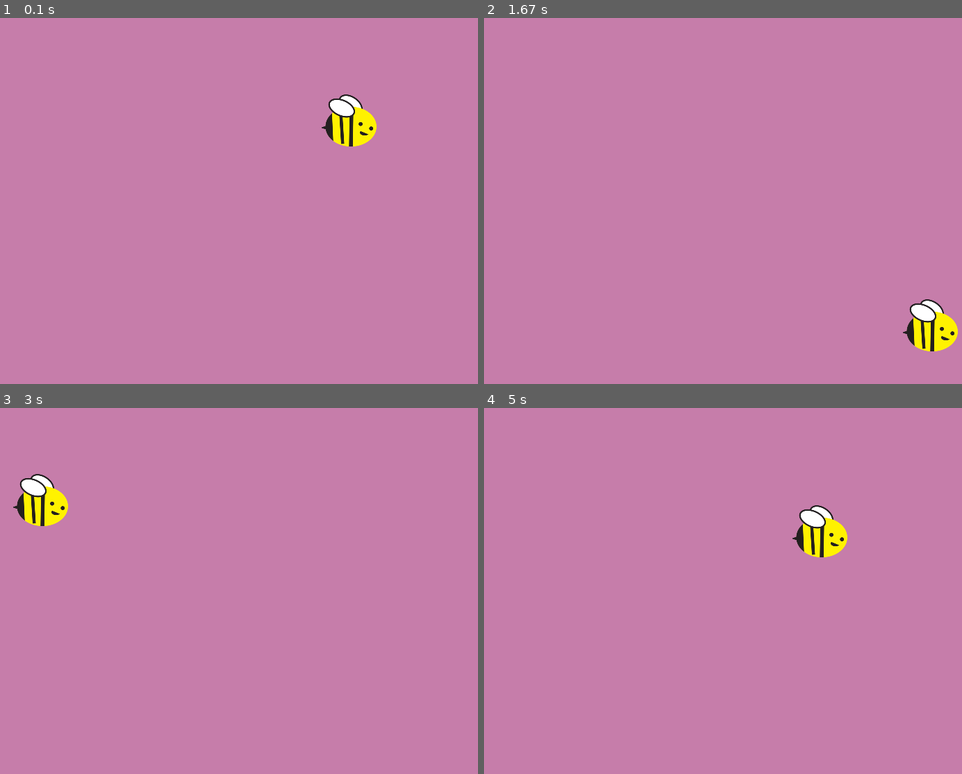
Above: before the commit, frames 1-4 (two rows, left to right).
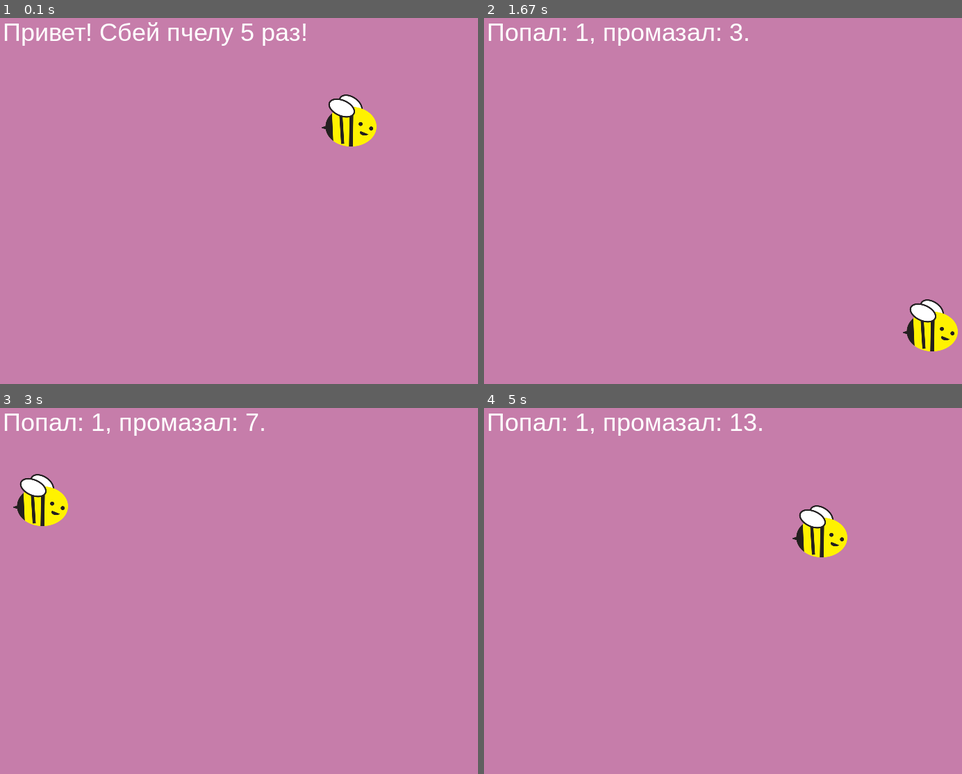
Above: after the commit, the same moments.

Repository: KatyKv/ZC_OG05_Pygame_shooting
Game: pygame game, started from main.py
The game is run twice, just before and just after one commit, with the same random seed, the same clock (stepped at 60 frames per second) and the same inputs.
Inputs (mouse positions are in pixels of both pictures, inside the frame that each line leads up to):
- Up to frame 1 (0.1 s): no input
- Up to frame 2 (1.67 s): click (761, 222) at 0.38 s; click (832, 120) at 0.72 s; click (589, 160) at 1.05 s; click (outside the picture) at 1.38 s
- Up to frame 3 (3 s): click (286, 473) at 1.72 s; click (253, 722) at 2.05 s; click (258, 543) at 2.38 s; click (200, 525) at 2.72 s
- Up to frame 4 (5 s): click (909, 576) at 3.05 s; click (933, 601) at 3.38 s; click (880, 539) at 3.72 s; click (598, 532) at 4.05 s; click (785, 594) at 4.38 s; click (598, 587) at 4.72 s

The runs differ from the first frame. In frame 1, 1.0% of the frame differs, in the area x 1-64%, y 1-8%; in frame 2, 0.8%; in frame 3, 0.8%; in frame 4, 0.9%.

Commit message:
Add counter of hits and misses

Diff:
--- a/main.py
+++ b/main.py
@@ -12,6 +12,9 @@
 screen = pygame.display.set_mode((SCREEN_WIDTH, SCREEN_HEIGHT))
 pygame.display.set_caption('Игра - Сбей мишень')
 
+pygame.font.init()
+font = pygame.font.SysFont('Arial', 36)
+
 icon = pygame.image.load('./img/icon_shoot.png')
 pygame.display.set_icon(icon)
 target_img = pygame.image.load('./img/target.png')
@@ -20,10 +23,14 @@
 target_x, target_y = new_target_place(target_width, target_height)
 boom_img = pygame.image.load('./img/boom.png')
 
-
 color = (random.randint(0, 255),
          random.randint(0, 255),
          random.randint(0, 255))
+times_to_win = 5
+count_hit = 0
+count_miss = 0
+text_color = 'white'
+
 
 last_move_time = pygame.time.get_ticks()
 move_interval = 1000 # В миллисекундах = 1 сек
@@ -43,8 +50,10 @@
                 target_y <= mouse_y <= target_y + target_height):
                 show_boom = True
                 boom_start_time = pygame.time.get_ticks()
-#                target_x, target_y = new_target_place(target_width, target_height)
-#                last_move_time = pygame.time.get_ticks()
+                count_hit += 1
+            else:
+                count_miss += 1
+
 
     current_time = pygame.time.get_ticks()
     if show_boom:
@@ -61,8 +70,17 @@
     if not show_boom:
         screen.blit(target_img, (target_x, target_y))
 
+    if count_hit == 0 and count_miss == 0:
+        text = f'Привет! Сбей пчелу {times_to_win} раз!'
+    else:
+        text = f'Попал: {count_hit}, промазал: {count_miss}.'
+    text_surface = font.render(text, True, text_color)
+    screen.blit(text_surface, (5, 5))
 
-
+    if count_hit == times_to_win:
+        pygame.display.flip()
+        pygame.time.delay(5000)
+        running = False
 
     pygame.display.flip()
 pygame.quit()
